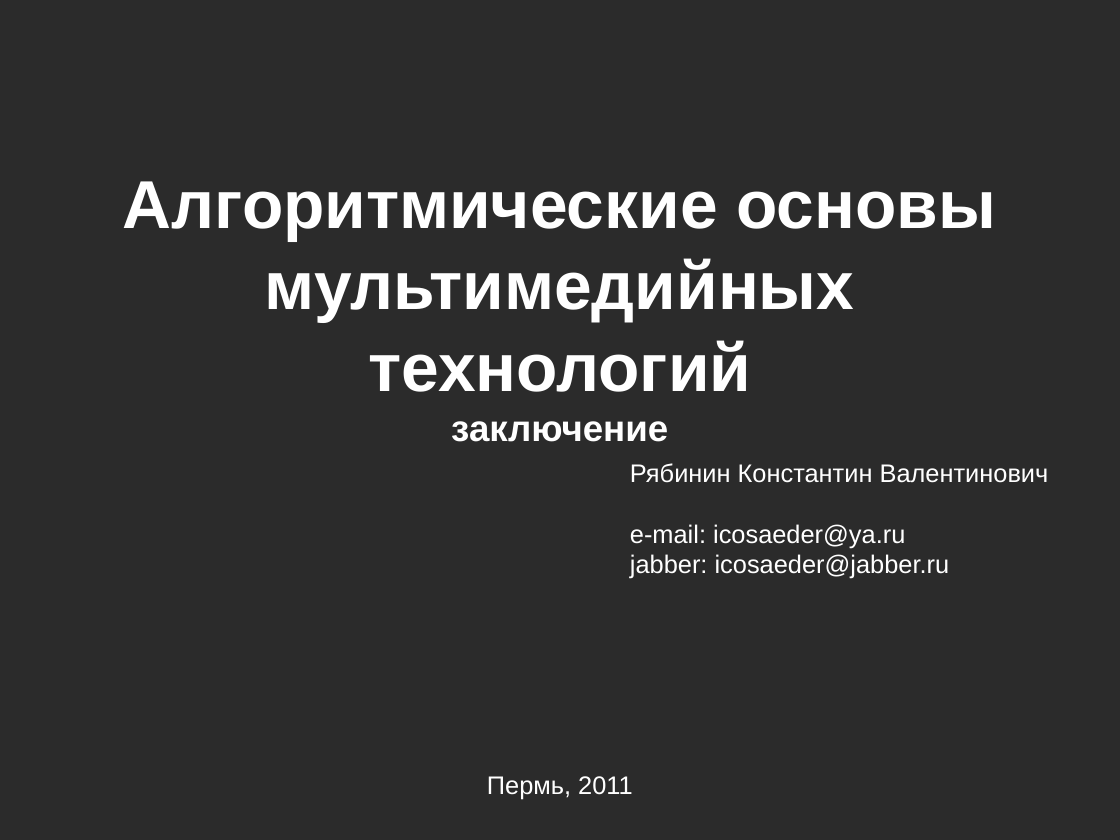
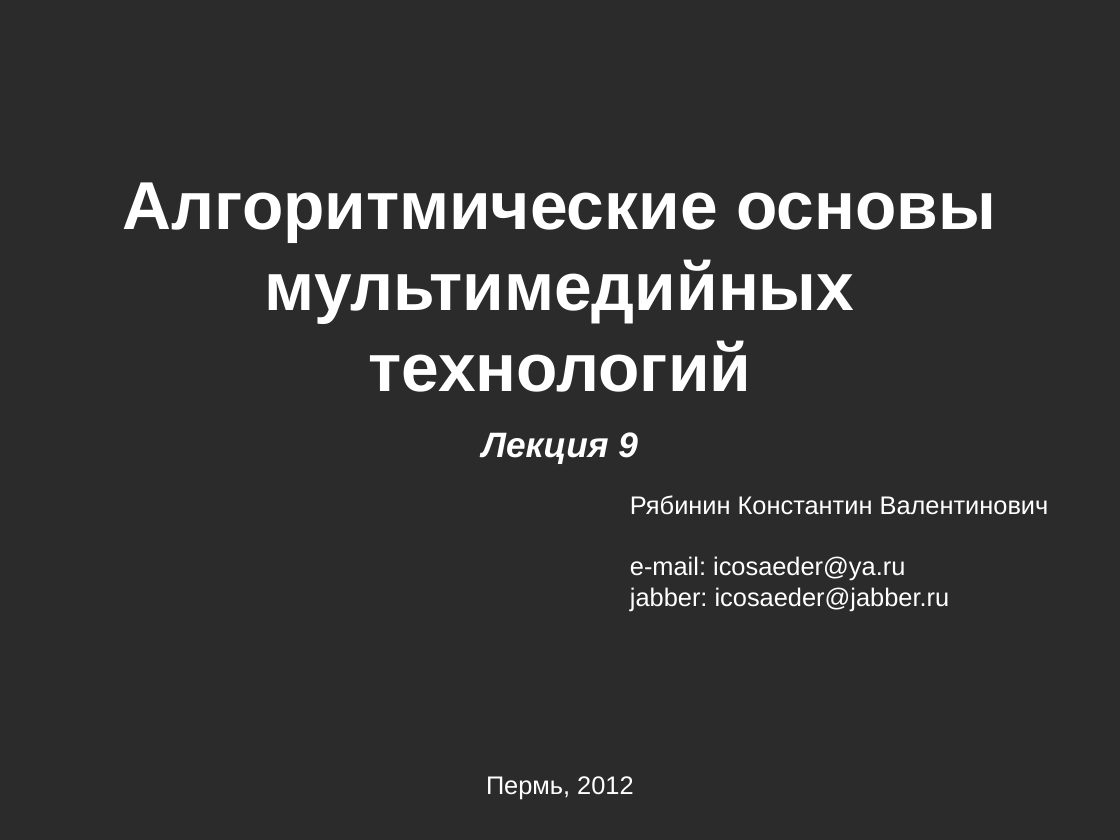
Before and after one commit to icosaeder/mmtech-lect, a slide deck: slide 1 of Лекции/Резюме по курсу/Резюме по курсу.odp. Drawn at 1120x840 pixels with LibreOffice and Linux fonts; fonts in the diff are those of the drawing; background and template pictures are left out; a plain dark background stands for a picture behind light text. Boxes give left, top, right and bottom in pixels: in the first picture for what was removed or moved away, otherwise in the second. Text is boxed around its words. In the diff, an @@ line names an element or a change of style, - is before the commit and + after.

```diff
--- a/Лекции/Резюме по курсу/Резюме по курсу.odp
+++ b/Лекции/Резюме по курсу/Резюме по курсу.odp
@@ text at box(482, 432, 638, 463): text changed; size 26 to 25 pt; italic on @@
-заключение
+Лекция 9
@@ text "Рябинин Константин Валентинович": place and size @@
-text "Рябинин Константин Валентинович" at box(630, 463, 1049, 579)
+text "Рябинин Константин Валентинович" at box(630, 495, 1049, 611)
@@ text at box(486, 776, 633, 800): text changed @@
-Пермь, 2011
+Пермь, 2012
```
Also in this commit, not shown: 2 other slides changed, 1 other file.
